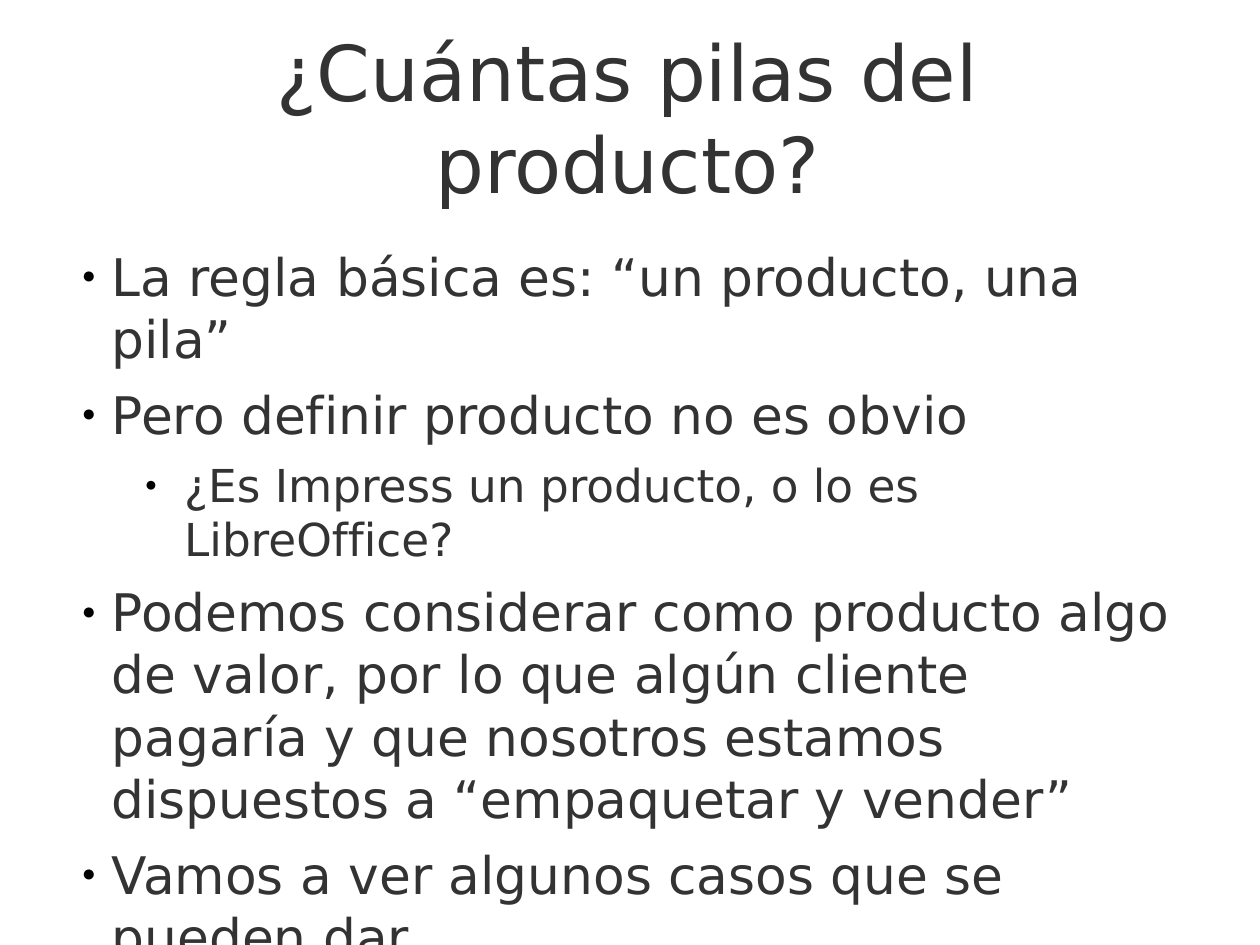
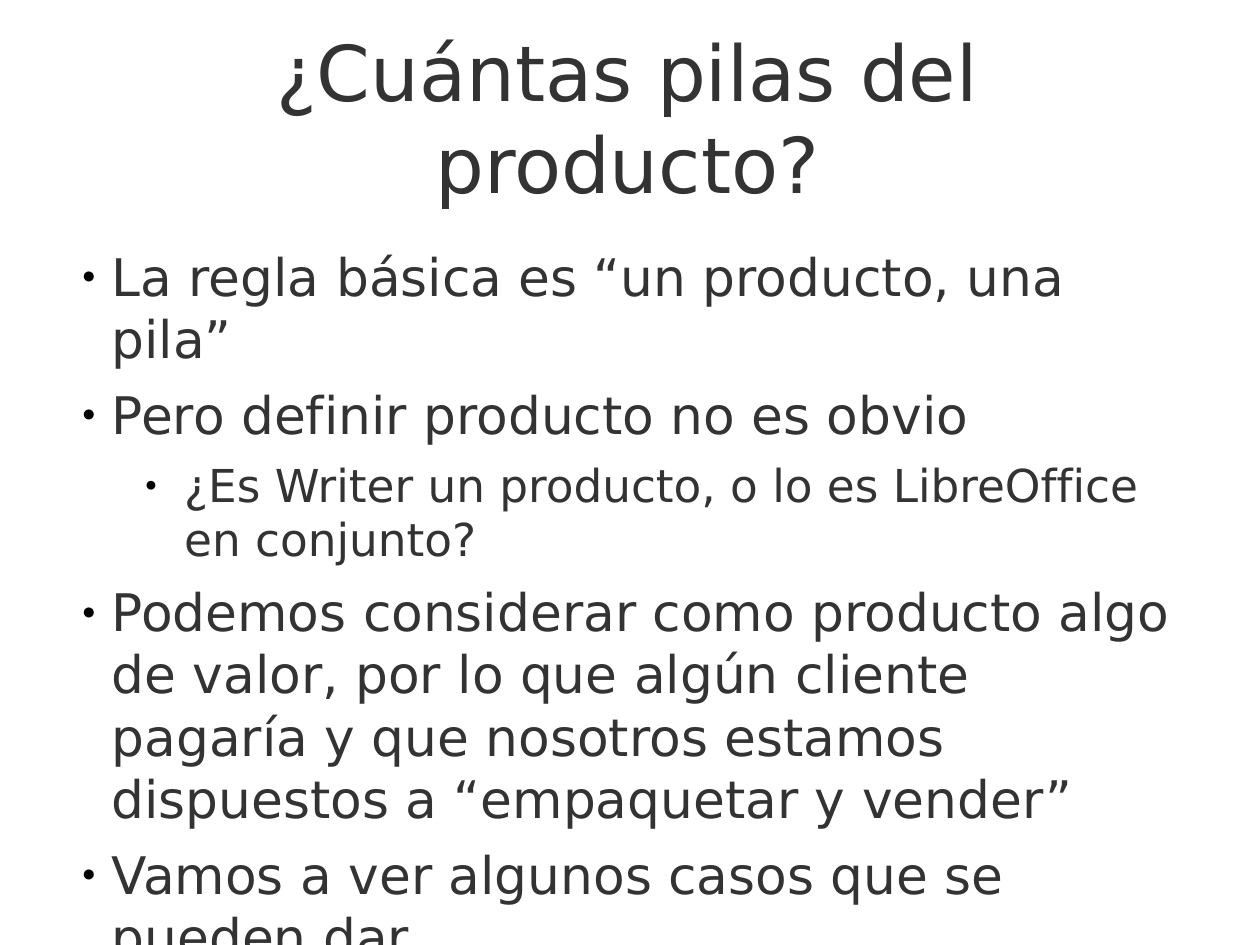
Before and after one commit to UNIZAR-30248-GeProSoft/scrum-slides, a slide deck: slide 25 of 7i_GPS-S05-Scrum-PilaDelProducto.odp (slide 24 before the commit). Drawn at 1260x945 pixels with LibreOffice and Linux fonts; fonts in the diff are those of the drawing; background and template pictures are left out. Boxes give left, top, right and bottom in pixels: in the first picture for what was removed or moved away, otherwise in the second. Text is boxed around its words. In the diff, an @@ line names an element or a change of style, - is before the commit and + after.

```diff
--- a/7i_GPS-S05-Scrum-PilaDelProducto.odp
+++ b/7i_GPS-S05-Scrum-PilaDelProducto.odp
@@ text at (112, 254, 1064, 368): text changed @@
-● La regla básica es: “un producto, una pila”
+● La regla básica es “un producto, una pila”
@@ text at (184, 467, 1138, 566): text changed @@
-  ● ¿Es Impress un producto, o lo es LibreOffice?
+  ● ¿Es Writer un producto, o lo es LibreOffice en conjunto?
```
Also in this commit, not shown: 24 other slides changed, 2 slides added, 1 other file.
